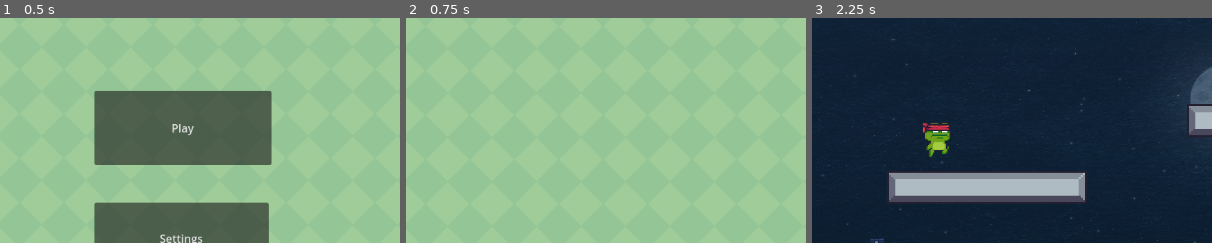
Above: before the commit, frames 1-3 (left to right).
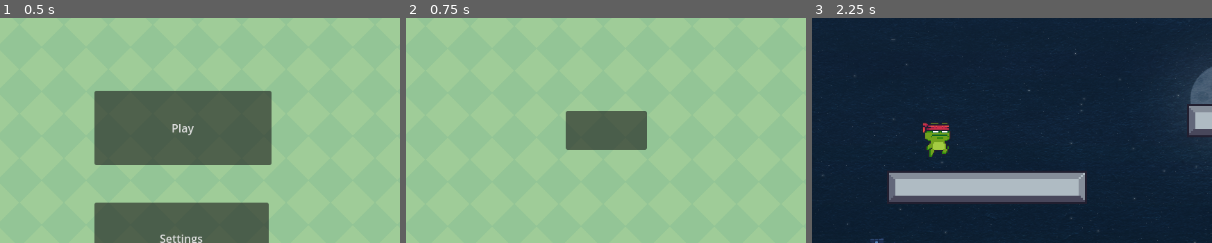
Above: after the commit, the same moments.

Repository: Ignacy2408/2d-Shooter
Game: Godot game, scene res://scenes/main.tscn
Same seed, same stepped clock (60 frames per second), same inputs: the game is played once before the commit and once after it.
Inputs:
- Up to frame 1 (0.5 s): no input
- Up to frame 2 (0.75 s): click "Settings" at 0.5 s
- Up to frame 3 (2.25 s): click "Back" at 1.25 s; click "Play" at 2 s
The pictures show only the part of the screen within x 28-78%, y 3-53%; the shares and areas given below are measured in that part.

Frame 1 is identical in both runs. In frame 2, 3.5% of the frame differs, in the area x 40-61%, y 41-59%; in frame 3, nothing differs.

Commit message:
bisschen Settings (nicht verstanden)

Diff:
--- /dev/null
+++ b/scenes/JumpButton.gd
@@ -0,0 +1,33 @@
+##extends Button
+
+
+##export var action: String = "ui_up"
+
+##func _ready():
+	##set_process_unhandled_key_input(false)
+	##display_key()
+
+##func display_key():
+	##text = "%s" % InputMap.get_action_list(action)[0].as_text()
+
+
+
+
+
+
+##func _on_toggled(toggled_on):
+	##set_process_unhandeld_key_input(button_pressed)
+	##if button_pressed:
+		##text = "..."
+	##else:
+		##display_key()
+
+##func _unhandeled_key_input(event):
+	##temap_key(event)
+	##pressed = false
+
+##func remap_key(event):
+	##InputMap.action_erase_events(action)
+	##InputMap.action_add_event(action, event)
+
+	##text = "%s" % event.as_text()
--- a/scenes/settings.tscn
+++ b/scenes/settings.tscn
@@ -1,7 +1,8 @@
-[gd_scene load_steps=3 format=3 uid="uid://bobrrijjlgdh"]
+[gd_scene load_steps=4 format=3 uid="uid://bobrrijjlgdh"]
 
 [ext_resource type="Script" path="res://scenes/settings.gd" id="1_0pbqj"]
 [ext_resource type="Texture2D" uid="uid://7mwuqbi3ykln" path="res://Free/Background/Green.png" id="2_2cq0h"]
+[ext_resource type="Script" path="res://scenes/JumpButton.gd" id="3_5xm5g"]
 
 [node name="Settings" type="Node2D"]
 script = ExtResource("1_0pbqj")
@@ -11,6 +12,7 @@
 offset_bottom = 646.0
 texture = ExtResource("2_2cq0h")
 stretch_mode = 1
+metadata/_edit_lock_ = true
 
 [node name="Button" type="Button" parent="TextureRect"]
 layout_mode = 0
@@ -21,8 +23,14 @@
 text = "Back
 "
 
-[node name="Label" type="Label" parent="TextureRect"]
-offset_right = 40.0
-offset_bottom = 23.0
+[node name="JumpButton" type="Button" parent="TextureRect"]
+layout_mode = 0
+offset_left = 554.0
+offset_top = 154.0
+offset_right = 671.0
+offset_bottom = 210.0
+toggle_mode = true
+script = ExtResource("3_5xm5g")
 
 [connection signal="pressed" from="TextureRect/Button" to="." method="_on_button_pressed"]
+[connection signal="toggled" from="TextureRect/JumpButton" to="TextureRect/JumpButton" method="_on_toggled"]
